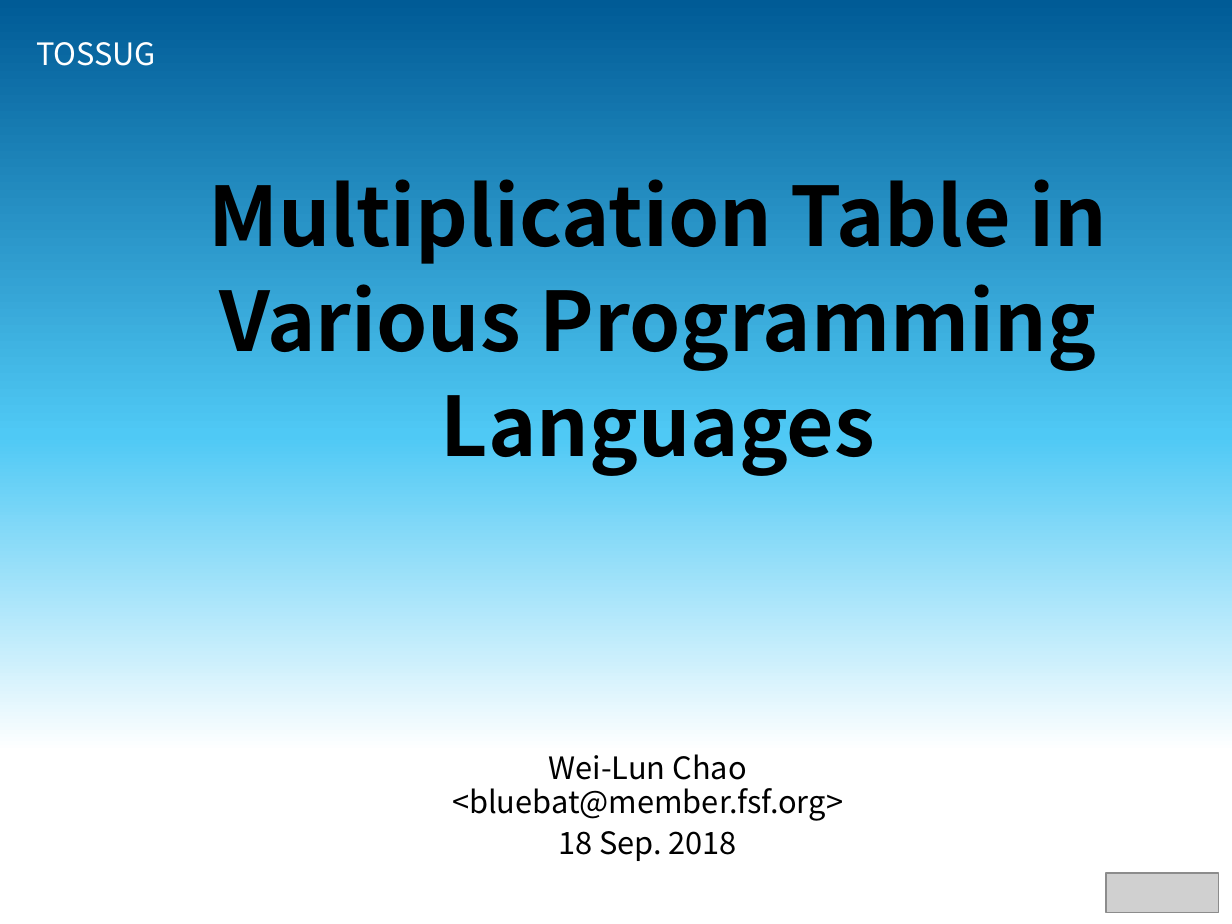
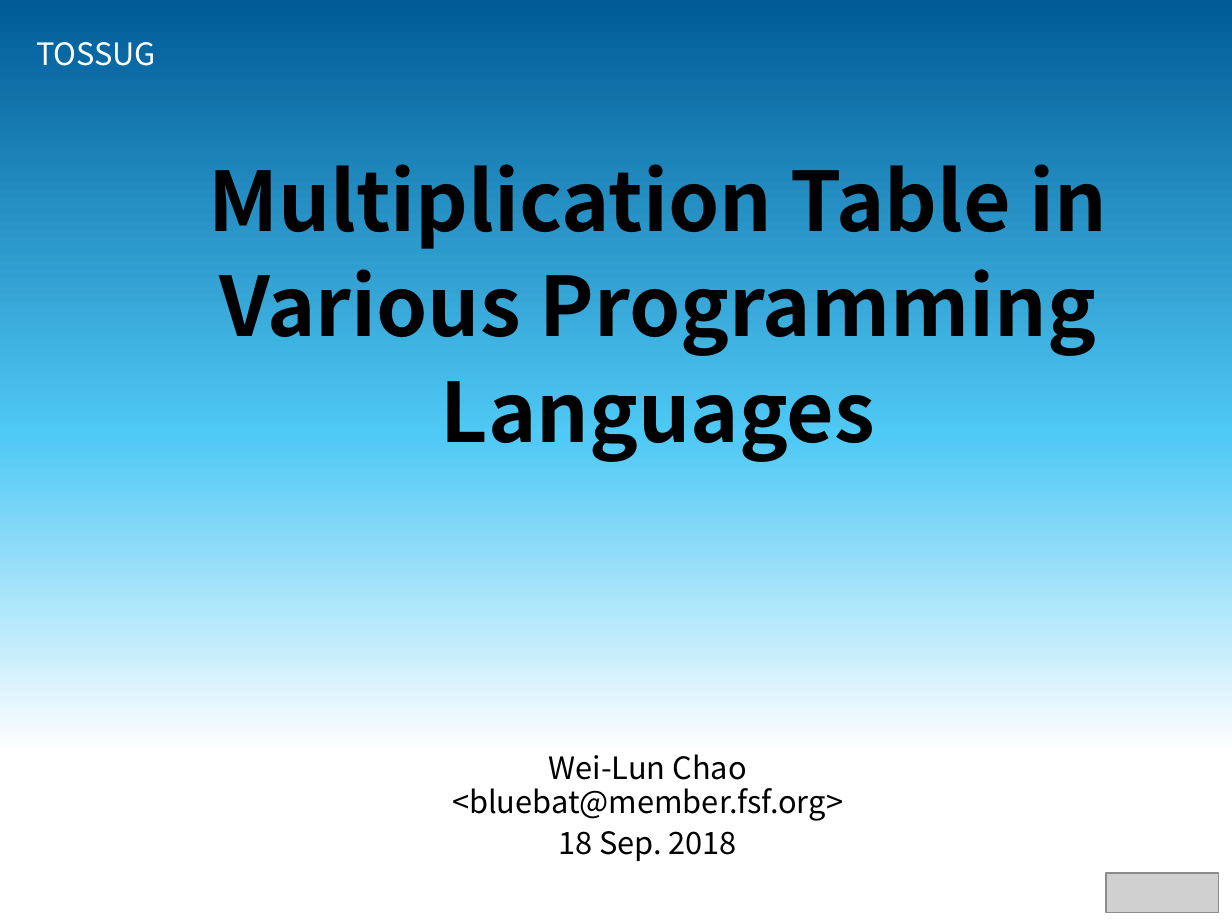
Before and after one commit to bluebat/.presentations, a slide deck: slide 1 of multiplication-table.odp. Drawn at 1232x924 pixels with LibreOffice and Linux fonts; fonts in the diff are those of the drawing; grey boxes stand for pictures; background and template pictures are left out. Boxes give left, top, right and bottom in pixels: in the first picture for what was removed or moved away, otherwise in the second. Text is boxed around its words. In the diff, an @@ line names an element or a change of style, - is before the commit and + after.

```diff
--- a/multiplication-table.odp
+++ b/multiplication-table.odp
@@ title "Multiplication Table in Various Programming ...": place and size @@
-title "Multiplication Table in Various Programming ..." at (208,179,1108,476)
+title "Multiplication Table in Various Programming ..." at (208,164,1108,462)
```
Also in this commit, not shown: 9 other slides changed, 3 slides added.
